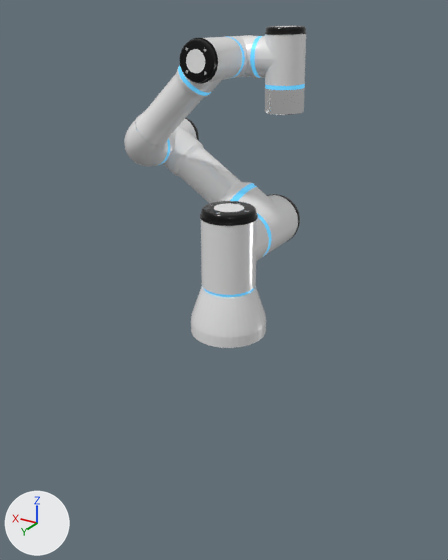
What one commit did to the glTF model cloud/Codes/Cloud/static/models/UR_Robot.glb.
One viewpoint serves both versions: a 50 mm camera at (-0.482, 0.818, 0.5) aimed at (0.003, 0.01, 0.096). Every picture has the same lights, and +X, +Y and +Z are marked at lower left. The older version comes first. Mesh edges are drawn as thin lines on the coarser meshes. Where no turn or scale is listed for an object, it has been applied to the vertices.

Names of what the first picture shows: 'EffectorJoint', 'Elbow', 'Shoulder', 'UR3', 'UnityRobotics_RF3_s1', 'Wrist01', 'Wrist03' and 1 more.
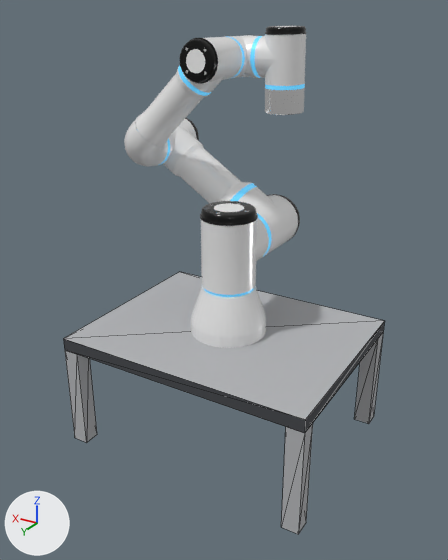
Location of each change, (x1, y1, x2, y2) in pixels of the pictures (448 x 560 px):
'Desk', added
    after: (63, 272, 385, 534)
    faces in mat_deskgraymatte (grey #b3b4b7): (63, 272, 384, 534)
    faces in mat_deskedgeblack (dark grey #424549): (64, 321, 385, 433)

The change, as a diff of the scene's bpy script:
```diff
--- a/cloud/Codes/Cloud/static/models/UR_Robot.glb.py
+++ b/cloud/Codes/Cloud/static/models/UR_Robot.glb.py
@@ mat_deskedgeblack @@
+mat_deskedgeblack = principled_material('DeskEdgeBlack')
+mat_deskedgeblack.base_color = (0.055, 0.059, 0.067)  # dark grey #424549
+mat_deskedgeblack.roughness = 0.9
@@ mat_deskgraymatte @@
+mat_deskgraymatte = principled_material('DeskGrayMatte')
+mat_deskgraymatte.base_color = (0.451, 0.459, 0.475)  # grey #b3b4b7
+mat_deskgraymatte.roughness = 0.9
@@ me_desk @@
+me_desk.from_pydata(...)  # 36 vertices, 60 faces; spans x -0.22..0.22, y -0.17..0.17, z -0.202..0.0
+# faces by material slot: [52, 8]
+me_desk.materials.append(mat_deskgraymatte)  # grey #b3b4b7
+me_desk.materials.append(mat_deskedgeblack)  # dark grey #424549
@@ ob_desk @@
+ob_desk = bpy.data.objects.new('Desk', me_desk)
+ob_desk.location = (0.0, 0.0, 0.0)
```
